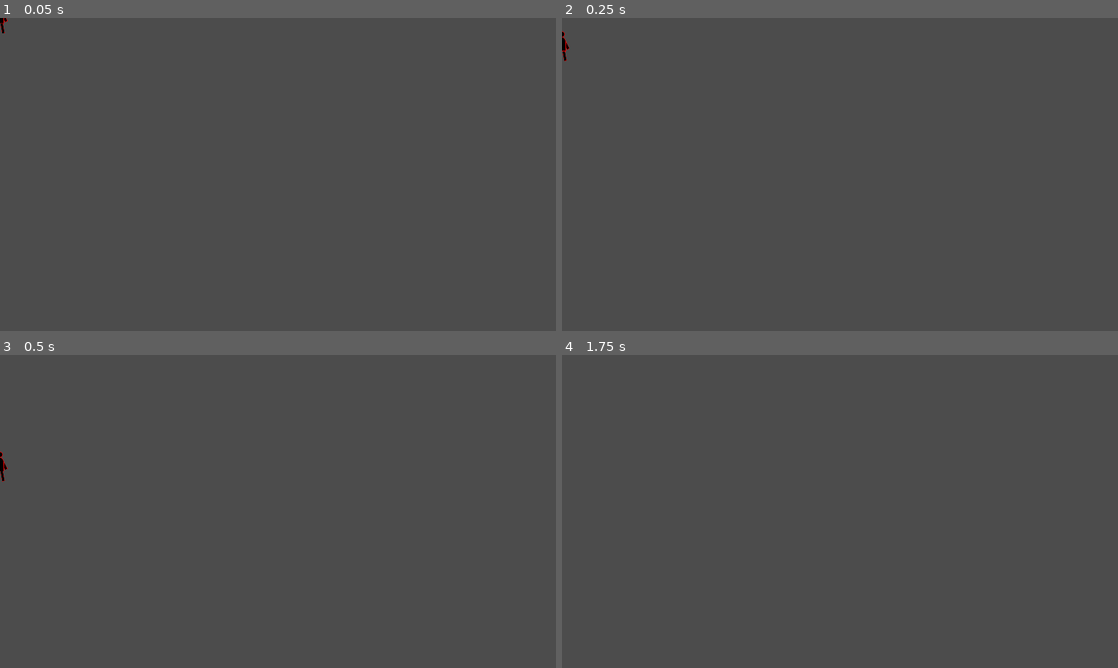
Above: before the commit, frames 1-4 (two rows, left to right).
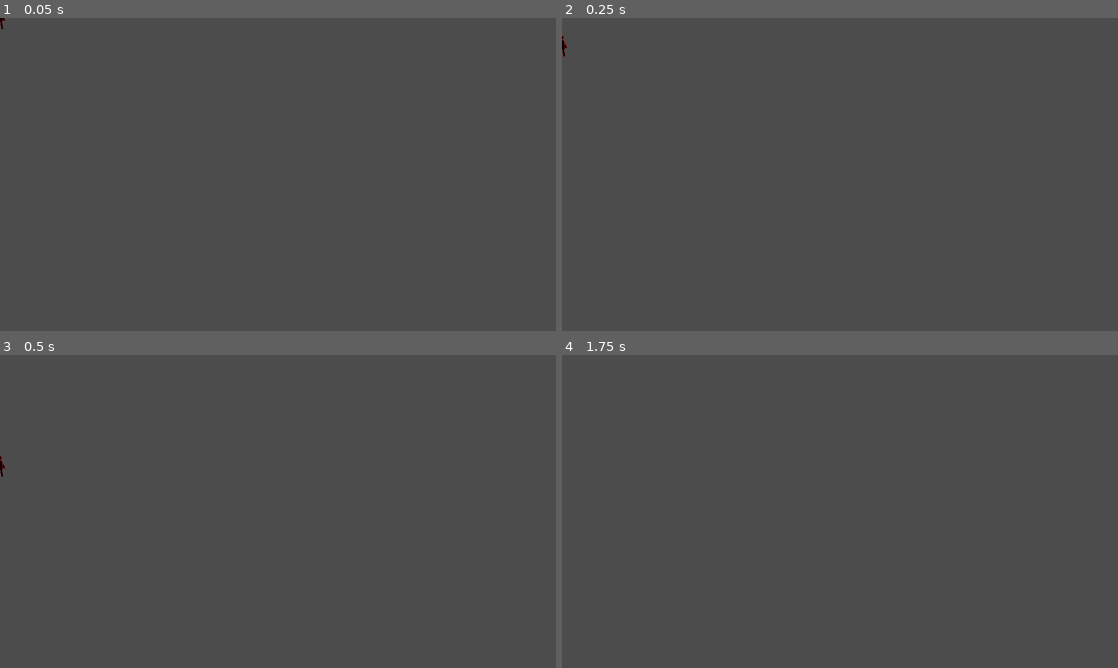
Above: after the commit, the same moments.

Repository: LeonMatthes/SkeleTurn
Game: Godot game, scene res://scenes/Player.tscn
Two runs of this game, one before a commit and one after it. Both use one fixed random seed, a clock stepped at 60 frames per second and the inputs below. The project has no main scene, so this scene is started directly.
Inputs:
- Up to frame 1 (0.05 s): no input
- Up to frame 2 (0.25 s): no input
- Up to frame 3 (0.5 s): no input
- Up to frame 4 (1.75 s): tap Enter at 1.25 s

The runs differ from the first frame. In frame 1, less than 0.1% of the frame differs, in the area x 0-2%, y 0-5%; in frame 2, less than 0.1%, in the area x 0-2%, y 4-14%; in frame 3, less than 0.1%; in frame 4, nothing differs.

Commit message:
Arrows now collide with each other and some animation fixes

Diff:
--- a/scenes/Arrow.gd
+++ b/scenes/Arrow.gd
@@ -26,3 +26,6 @@
 	if body.is_in_group("Player"):
 		body.die()
 	self.queue_free()
+
+func _on_Arrow_area_entered(area):
+	self.queue_free()
--- a/scenes/Arrow.tscn
+++ b/scenes/Arrow.tscn
@@ -31,4 +31,6 @@
 shape = SubResource( 1 )
 _sections_unfolded = [ "Transform" ]
 
+[connection signal="area_entered" from="." to="." method="_on_Arrow_area_entered"]
+
 [connection signal="body_entered" from="." to="." method="_on_Arrow_body_entered"]
--- a/scenes/Player.tscn
+++ b/scenes/Player.tscn
@@ -18,21 +18,7 @@
 custom_solver_bias = 0.0
 extents = Vector2( 12.1826, 21.3015 )
 
-[sub_resource type="Animation" id=2]
-
-resource_name = "Moving"
-length = 1.0
-loop = true
-step = 0.08
-
-[sub_resource type="Animation" id=3]
-
-resource_name = "Moving-test"
-length = 0.56
-loop = true
-step = 0.08
-
-[sub_resource type="Animation" id=4]
+[sub_resource type="Animation" id=5]
 
 resource_name = "Moving-test"
 length = 0.64
@@ -135,12 +121,115 @@
 "values": [ -15.0, -5.0, 5.0, 15.0, 25.0, 15.0, 5.0, -5.0, -15.0 ]
 }
 
-[node name="Player" type="KinematicBody2D" index="0" groups=[
+[sub_resource type="Animation" id=4]
+
+resource_name = "Moving-test"
+length = 0.64
+loop = true
+step = 0.08
+tracks/0/type = "value"
+tracks/0/path = NodePath("LeftArm:position")
+tracks/0/interp = 1
+tracks/0/loop_wrap = true
+tracks/0/imported = false
+tracks/0/enabled = true
+tracks/0/keys = {
+"times": PoolRealArray( 0, 0.08, 0.16, 0.24, 0.32, 0.4, 0.48, 0.56, 0.64 ),
+"transitions": PoolRealArray( 1, 1, 1, 1, 1, 1, 1, 1, 1 ),
+"update": 0,
+"values": [ Vector2( -10.539, -6.72269 ), Vector2( -12.6546, -7.42142 ), Vector2( -15.3465, -8.46664 ), Vector2( -16.15, -10.9556 ), Vector2( -18.1398, -13.0969 ), Vector2( -16.15, -10.9556 ), Vector2( -15.3465, -8.46664 ), Vector2( -12.6546, -7.42142 ), Vector2( -10.539, -6.72269 ) ]
+}
+tracks/1/type = "value"
+tracks/1/path = NodePath("RightArm:rotation_degrees")
+tracks/1/interp = 1
+tracks/1/loop_wrap = true
+tracks/1/imported = false
+tracks/1/enabled = true
+tracks/1/keys = {
+"times": PoolRealArray( 0, 0.08, 0.16, 0.24, 0.32, 0.4, 0.48, 0.56, 0.64 ),
+"transitions": PoolRealArray( 1, 1, 1, 1, 1, 1, 1, 1, 1 ),
+"update": 0,
+"values": [ 68.0, 58.0, 48.0, 38.0, 28.0, 38.0, 48.0, 58.0, 68.0 ]
+}
+tracks/2/type = "value"
+tracks/2/path = NodePath("RightArm:position")
+tracks/2/interp = 1
+tracks/2/loop_wrap = true
+tracks/2/imported = false
+tracks/2/enabled = true
+tracks/2/keys = {
+"times": PoolRealArray( 0, 0.08, 0.16, 0.24, 0.32, 0.4, 0.48, 0.56, 0.64 ),
+"transitions": PoolRealArray( 1, 1, 1, 1, 1, 1, 1, 1, 1 ),
+"update": 0,
+"values": [ Vector2( 11.9028, -5.70465 ), Vector2( 14.3426, -6.54029 ), Vector2( 15.3766, -8.98085 ), Vector2( 17.179, -10.59 ), Vector2( 18.6987, -13.4834 ), Vector2( 17.179, -10.59 ), Vector2( 15.3766, -8.98085 ), Vector2( 14.3426, -6.54029 ), Vector2( 11.9028, -5.70465 ) ]
+}
+tracks/3/type = "value"
+tracks/3/path = NodePath("LeftArm:rotation_degrees")
+tracks/3/interp = 1
+tracks/3/loop_wrap = true
+tracks/3/imported = false
+tracks/3/enabled = true
+tracks/3/keys = {
+"times": PoolRealArray( 0, 0.08, 0.16, 0.24, 0.32, 0.4, 0.48, 0.56, 0.64 ),
+"transitions": PoolRealArray( 1, 1, 1, 1, 1, 1, 1, 1, 1 ),
+"update": 0,
+"values": [ -68.0, -58.0, -48.0, -38.0, -28.0, -38.0, -48.0, -58.0, -68.0 ]
+}
+tracks/4/type = "value"
+tracks/4/path = NodePath("LeftLeg:rotation_degrees")
+tracks/4/interp = 1
+tracks/4/loop_wrap = true
+tracks/4/imported = false
+tracks/4/enabled = true
+tracks/4/keys = {
+"times": PoolRealArray( 0, 0.08, 0.16, 0.24, 0.32, 0.4, 0.48, 0.56, 0.64 ),
+"transitions": PoolRealArray( 1, 1, 1, 1, 1, 1, 1, 1, 1 ),
+"update": 0,
+"values": [ 15.0, 5.0, -5.0, -15.0, -25.0, -15.0, -5.0, 5.0, 15.0 ]
+}
+tracks/5/type = "value"
+tracks/5/path = NodePath("LeftLeg:position")
+tracks/5/interp = 1
+tracks/5/loop_wrap = true
+tracks/5/imported = false
+tracks/5/enabled = true
+tracks/5/keys = {
+"times": PoolRealArray( 0, 0.08, 0.16, 0.24, 0.32, 0.4, 0.48, 0.56, 0.64 ),
+"transitions": PoolRealArray( 1, 1, 1, 1, 1, 1, 1, 1, 1 ),
+"update": 0,
+"values": [ Vector2( -10.0404, 30.426 ), Vector2( -7.52814, 30.6192 ), Vector2( -5.86635, 30.8751 ), Vector2( -3.3501, 31.0144 ), Vector2( 0.0226828, 30.8967 ), Vector2( -3.3501, 31.0144 ), Vector2( -5.86635, 30.8751 ), Vector2( -7.52814, 30.6192 ), Vector2( -10.0404, 30.426 ) ]
+}
+tracks/6/type = "value"
+tracks/6/path = NodePath("RightLeg:position")
+tracks/6/interp = 1
+tracks/6/loop_wrap = true
+tracks/6/imported = false
+tracks/6/enabled = true
+tracks/6/keys = {
+"times": PoolRealArray( 0, 0.08, 0.16, 0.24, 0.32, 0.4, 0.48, 0.56, 0.64 ),
+"transitions": PoolRealArray( 1, 1, 1, 1, 1, 1, 1, 1, 1 ),
+"update": 0,
+"values": [ Vector2( 9.88623, 30.6227 ), Vector2( 7.56721, 30.6227 ), Vector2( 6.38147, 30.816 ), Vector2( 3.11127, 30.5696 ), Vector2( 0.826067, 30.5802 ), Vector2( 3.11127, 30.5696 ), Vector2( 6.38147, 30.816 ), Vector2( 7.56721, 30.6227 ), Vector2( 9.88623, 30.6227 ) ]
+}
+tracks/7/type = "value"
+tracks/7/path = NodePath("RightLeg:rotation_degrees")
+tracks/7/interp = 1
+tracks/7/loop_wrap = true
+tracks/7/imported = false
+tracks/7/enabled = true
+tracks/7/keys = {
+"times": PoolRealArray( 0, 0.08, 0.16, 0.24, 0.32, 0.4, 0.48, 0.56, 0.64 ),
+"transitions": PoolRealArray( 1, 1, 1, 1, 1, 1, 1, 1, 1 ),
+"update": 0,
+"values": [ -15.0, -5.0, 5.0, 15.0, 25.0, 15.0, 5.0, -5.0, -15.0 ]
+}
+
+[node name="Player" type="KinematicBody2D" groups=[
 "Player",
 ]]
 
 position = Vector2( -0.27055, -1.2321 )
-scale = Vector2( 0.7, 0.7 )
+scale = Vector2( 0.5, 0.5 )
 input_pickable = false
 collision_layer = 1
 collision_mask = 1
@@ -163,64 +252,63 @@
 
 [node name="Player1Icon" type="Node2D" parent="." index="1"]
 
-[node name="AnimationPlayer" type="AnimationPlayer" parent="Player1Icon" index="0"]
+[node name="Head" type="Sprite" parent="Player1Icon" index="0"]
+
+position = Vector2( 0.36717, -38.242 )
+scale = Vector2( 1, 1 )
+texture = ExtResource( 2 )
+_sections_unfolded = [ "Offset", "Transform" ]
+
+[node name="Body" type="Sprite" parent="Player1Icon" index="1"]
+
+position = Vector2( 0.36717, -6.04877 )
+scale = Vector2( 1, 1 )
+z_index = 1
+texture = ExtResource( 3 )
+_sections_unfolded = [ "Z Index" ]
+
+[node name="LeftArm" type="Sprite" parent="Player1Icon" index="2"]
+
+position = Vector2( -11.5695, -7.06303 )
+rotation = -1.10181
+scale = Vector2( 1, 1 )
+texture = ExtResource( 4 )
+_sections_unfolded = [ "Region", "Transform" ]
+
+[node name="RightArm" type="Sprite" parent="Player1Icon" index="3"]
+
+position = Vector2( 13.0912, -6.11168 )
+rotation = 1.10181
+scale = Vector2( 1, 1 )
+texture = ExtResource( 5 )
+_sections_unfolded = [ "Transform" ]
+
+[node name="LeftLeg" type="Sprite" parent="Player1Icon" index="4"]
+
+position = Vector2( -8.81673, 30.5201 )
+rotation = 0.176787
+scale = Vector2( 1, 1 )
+texture = ExtResource( 6 )
+_sections_unfolded = [ "Transform" ]
+
+[node name="RightLeg" type="Sprite" parent="Player1Icon" index="5"]
+
+position = Vector2( 8.75667, 30.6227 )
+rotation = -0.176787
+scale = Vector2( 1, 1 )
+texture = ExtResource( 7 )
+_sections_unfolded = [ "Transform", "Visibility", "Z Index" ]
+
+[node name="AnimationPlayer" type="AnimationPlayer" parent="Player1Icon" index="6"]
 
 root_node = NodePath("..")
 autoplay = "Moving"
 playback_process_mode = 1
 playback_default_blend_time = 0.0
 playback_speed = 1.0
-anims/Moving = SubResource( 2 )
-anims/Moving-test = SubResource( 3 )
+anims/Moving-test = SubResource( 5 )
 blend_times = [  ]
 _sections_unfolded = [ "Playback Options" ]
-
-[node name="Head" type="Sprite" parent="Player1Icon" index="1"]
-
-position = Vector2( 0.36717, -38.242 )
-scale = Vector2( 1, 1 )
-texture = ExtResource( 2 )
-_sections_unfolded = [ "Offset", "Transform" ]
-
-[node name="Body" type="Sprite" parent="Player1Icon" index="2"]
-
-position = Vector2( 0.36717, -6.04877 )
-scale = Vector2( 1, 1 )
-z_index = 1
-texture = ExtResource( 3 )
-_sections_unfolded = [ "Z Index" ]
-
-[node name="LeftArm" type="Sprite" parent="Player1Icon" index="3"]
-
-position = Vector2( -11.5695, -7.06303 )
-rotation = -1.10181
-scale = Vector2( 1, 1 )
-texture = ExtResource( 4 )
-_sections_unfolded = [ "Region", "Transform" ]
-
-[node name="RightArm" type="Sprite" parent="Player1Icon" index="4"]
-
-position = Vector2( 13.0912, -6.11168 )
-rotation = 1.10181
-scale = Vector2( 1, 1 )
-texture = ExtResource( 5 )
-_sections_unfolded = [ "Transform" ]
-
-[node name="LeftLeg" type="Sprite" parent="Player1Icon" index="5"]
-
-position = Vector2( -8.81673, 30.5201 )
-rotation = 0.176787
-scale = Vector2( 1, 1 )
-texture = ExtResource( 6 )
-_sections_unfolded = [ "Transform" ]
-
-[node name="RightLeg" type="Sprite" parent="Player1Icon" index="6"]
-
-position = Vector2( 8.75667, 30.6227 )
-rotation = -0.176787
-scale = Vector2( 1, 1 )
-texture = ExtResource( 7 )
-_sections_unfolded = [ "Transform", "Visibility", "Z Index" ]
 
 [node name="Player2Icon" type="Node2D" parent="." index="2"]
 
@@ -241,29 +329,29 @@
 
 [node name="LeftArm" type="Sprite" parent="Player2Icon" index="2"]
 
-position = Vector2( -11.5695, -7.06303 )
-rotation = -1.10181
+position = Vector2( -16.3116, -11.1295 )
+rotation = -0.649051
 texture = ExtResource( 10 )
 _sections_unfolded = [ "Region", "Transform" ]
 
 [node name="RightArm" type="Sprite" parent="Player2Icon" index="3"]
 
-position = Vector2( 13.0912, -6.11168 )
-rotation = 1.10181
+position = Vector2( 17.3024, -10.825 )
+rotation = 0.649051
 texture = ExtResource( 10 )
 _sections_unfolded = [ "Transform" ]
 
 [node name="LeftLeg" type="Sprite" parent="Player2Icon" index="4"]
 
-position = Vector2( -8.81673, 30.5201 )
-rotation = 0.176787
+position = Vector2( -3.07618, 31.0048 )
+rotation = -0.275974
 texture = ExtResource( 11 )
 _sections_unfolded = [ "Transform" ]
 
 [node name="RightLeg" type="Sprite" parent="Player2Icon" index="5"]
 
-position = Vector2( 8.75667, 30.6227 )
-rotation = -0.176787
+position = Vector2( 2.92568, 30.5705 )
+rotation = 0.275974
 texture = ExtResource( 12 )
 _sections_unfolded = [ "Transform", "Visibility", "Z Index" ]
 
--- a/scenes/SpawnArea.gd
+++ b/scenes/SpawnArea.gd
@@ -7,10 +7,12 @@
 
 func _on_SpawnArea_body_entered(body):
 	enteredBodies.append(body)
+	print(enteredBodies.size())
 
 
 func _on_SpawnArea_body_exited(body):
 	enteredBodies.erase(body)
+	print(enteredBodies.size())
 
 func isEmpty():
 	return enteredBodies.size() == 0
Not shown: 1 places in scenes/Player.tscn that only renumber resources
